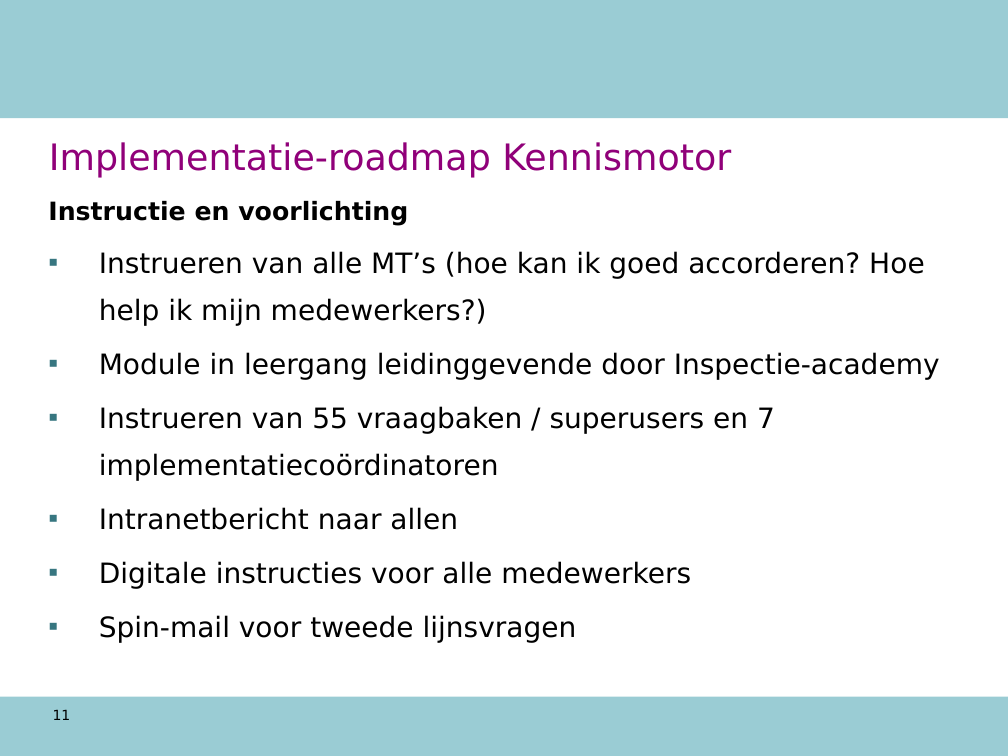
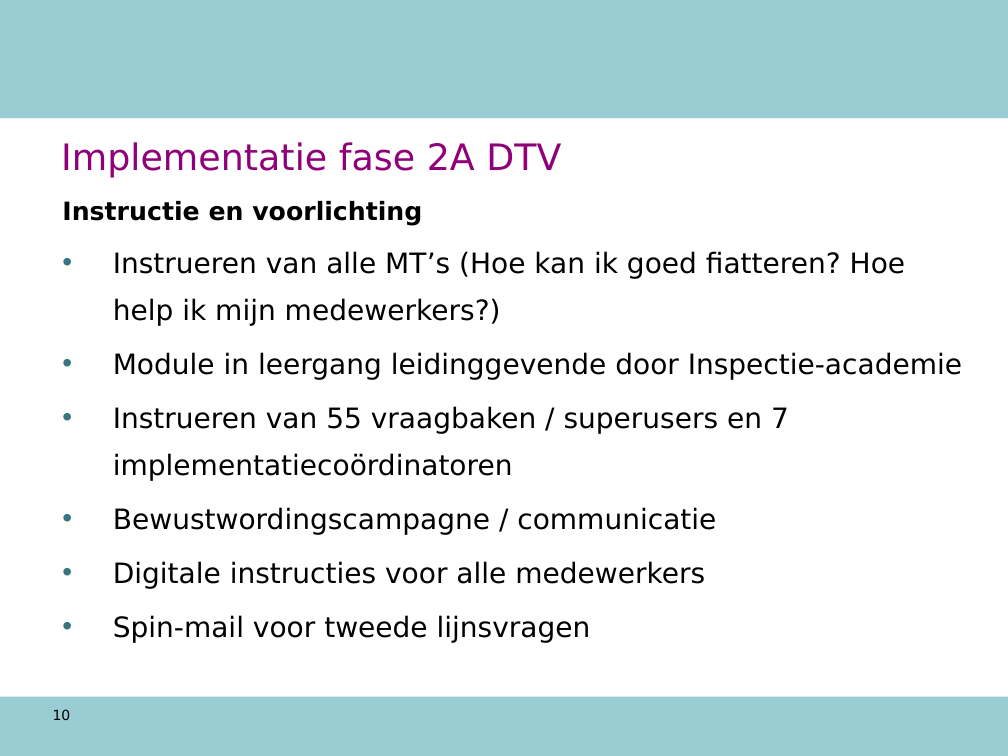
Before and after one commit to AmpersandTarski/ampersand-models, a slide deck: slide 10 of NVWA DTV/werkdocumenten/TO 12 augustus.ppt (slide 11 before the commit). Drawn at 1008x756 pixels with LibreOffice and Linux fonts; fonts in the diff are those of the drawing; background and template pictures are left out. Boxes give left, top, right and bottom in pixels: in the first picture for what was removed or moved away, otherwise in the second. Text is boxed around its words. In the diff, an @@ line names an element or a change of style, - is before the commit and + after.

```diff
--- a/NVWA DTV/werkdocumenten/TO 12 augustus.ppt
+++ b/NVWA DTV/werkdocumenten/TO 12 augustus.ppt
@@ title at bbox=[61, 142, 561, 178]: text changed @@
-Implementatie-roadmap Kennismotor
+Implementatie fase 2A DTV
@@ text "Instructie en voorlichting": place and size @@
-text "Instructie en voorlichting" at bbox=[48, 201, 940, 643]
+text "Instructie en voorlichting" at bbox=[62, 201, 962, 643]
@@ text at bbox=[113, 251, 962, 380]: text changed @@
-▪ Instrueren van alle MT’s (hoe kan ik goed accorderen? Hoe help ik mijn medewerkers?)
-▪ Module in leergang leidinggevende door Inspectie-academy
+• Instrueren van alle MT’s (Hoe kan ik goed fiatteren? Hoe help ik mijn medewerkers?)
+• Module in leergang leidinggevende door Inspectie-academie
@@ text at bbox=[113, 406, 789, 643]: bullet ▪ to • @@
@@ text at bbox=[113, 507, 716, 535]: text changed @@
-▪ Intranetbericht naar allen
+• Bewustwordingscampagne / communicatie
@@ page number at bbox=[53, 709, 71, 720]: text changed @@
-11
+10
```
Also in this commit, not shown: 11 other slides changed, 23 slides added, 6 slides removed, 4 other files.
